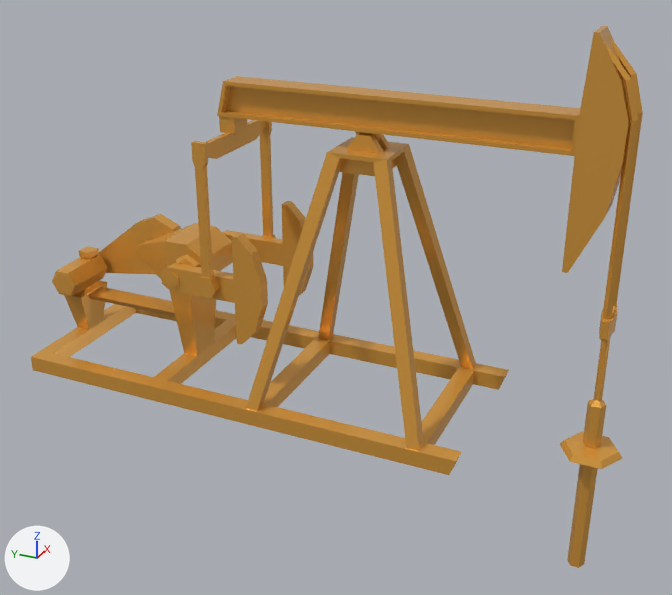
One commit to the glTF model public/models/pumpjack.glb: the scene before it, then after it.
Both versions are drawn from a 50 mm lens placed at (-9.21, -4.75, 5.91), pointed at (0.0, -0.6, 1.3). Lighting does not change. The marker at lower left points along +X, +Y and +Z. Where no turn or scale is listed for an object, it has been applied to the vertices.

The first picture shows 'pumpjack'.
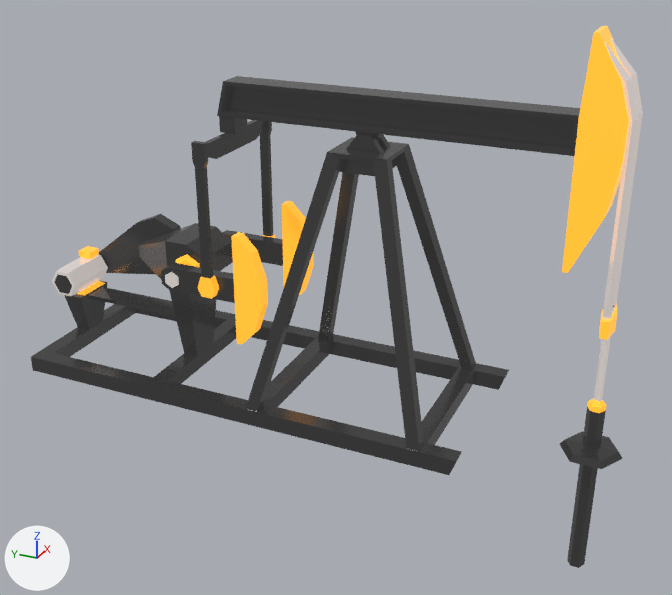
Where the change shows, as pixel boxes [x1, y1, x2, y2] in the pictures (672 x 595 px):
'pumpjack', recoloured (brown to black)
    both: [31, 26, 643, 568]

The change in detail:
Picture 'base' (img_base) is new.
Material 'LOWPOLY-COLORS.001' (mat_lowpoly_colors_001) is new.
Uses the picture img_base.
me_pumpjack has 578 vertices, 1126 faces and spans x -1.1..1.1, y -4.09..3.34, z -1.57..4.57.
me_pumpjack no longer uses material mat_lowpoly_colors (orange #e7a747).
me_pumpjack now uses material mat_lowpoly_colors_001.
